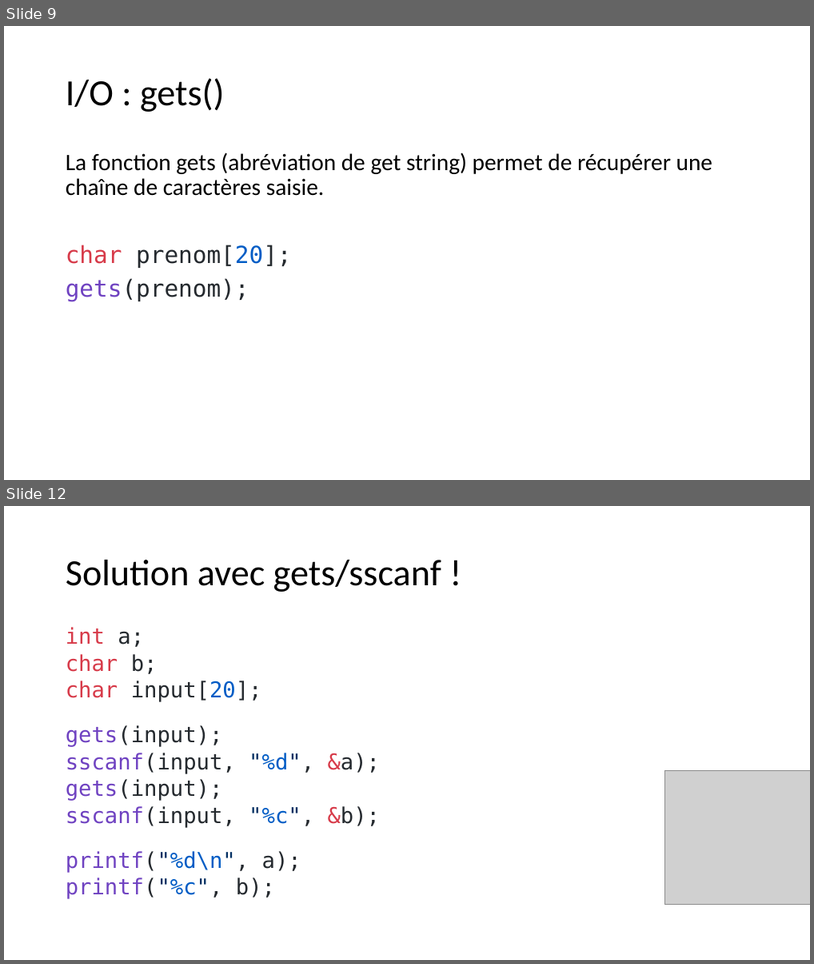
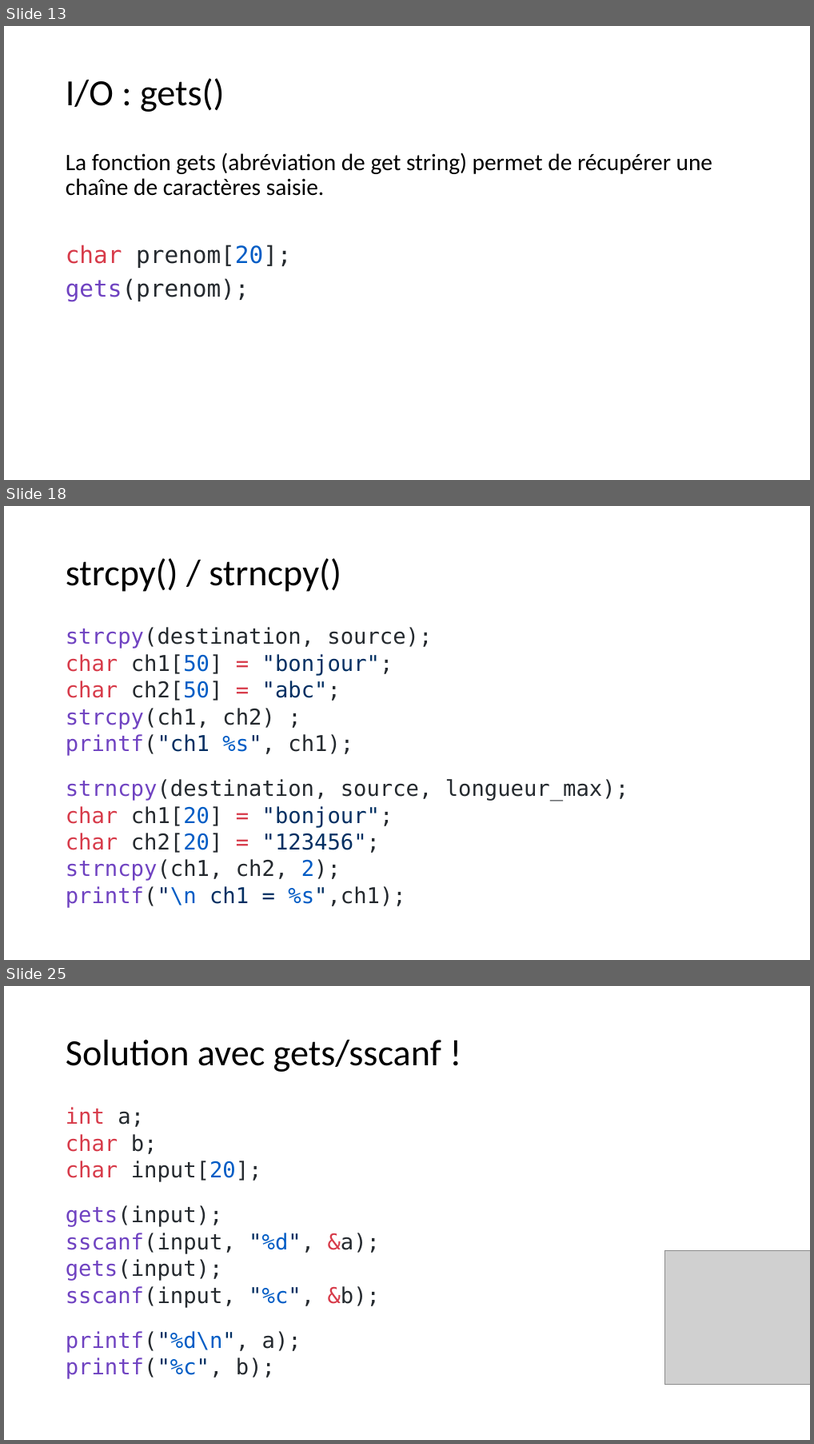
Before and after one commit to standard3/BTS1, a slide deck: 03_Tableaux/tableaux.pptx. Shown one above the other, each under a label of ours: slides 9 and 12 before the commit, slides 13, 18 and 25 after it; the slides between them are not shown. The pictures are 814x964 and 814x1444 pixels, drawn with LibreOffice and Linux fonts; fonts in the diff are those of the drawing; grey boxes stand for pictures. Boxes give left, top, right and bottom in pixels: in the first picture for what was removed or moved away, otherwise in the second. Text is boxed around its words. In the diff, an @@ line names an element or a change of style, - is before the commit and + after.

```diff
--- a/03_Tableaux/tableaux.pptx
+++ b/03_Tableaux/tableaux.pptx
@@ slide 18 added at [4, 506, 810, 960], background #FFFFFF @@
@@ title added at [66, 558, 342, 592], 44 pt, text #000000 @@
+strcpy() / strncpy()
@@ text added at [66, 627, 629, 908], 25.9 pt, text #24292E @@
+strcpy(destination, source);
+char ch1[50] = "bonjour";
+char ch2[50] = "abc";
+strcpy(ch1, ch2) ;
+printf("ch1 %s", ch1);
+strncpy(destination, source, longueur_max);
+char ch1[20] = "bonjour";
+char ch2[20] = "123456";
+strncpy(ch1, ch2, 2);
+printf("\n ch1 = %s",ch1);
@@ what was slide 9 is now slide 13 @@
@@ what was slide 12 is now slide 25 @@
```
Also in this commit, not shown: 2 slides changed, 12 other slides added, 2 other files.
